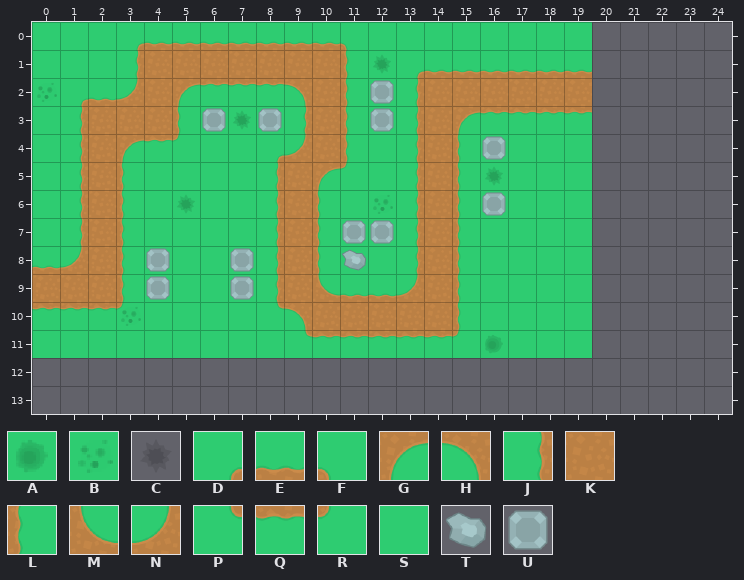
Two states of a Tiled map, TowerDefense/src/main/resources/assets/levels/tmx/td1.tmx. Above: the version before the commit.
Cells are 64x64 px. Shown: x 0..24, y 0..13. The old version is drawn lined up with the new one.
Key: from "td_tilesheet": A 19, B 20, C 21, D 69, E 70, F 71, G 72, H 73, J 92, K 93, L 94, M 95, N 96, P 115, Q 116, R 117, S 129, T 136, U 181.
_ is an empty cell, # one hidden under a higher layer.
Objects are placed by their top-left corner, in cells (3,4 is the top-left corner of cell 3,4); size is 1x1 cell unless given.
Layer "ground" before, first column x 0:
 0 SSS#########SSSSSSSS_____
 1 SSS#########S#######_____
 2 S###########S#######_____
 3 S#####SSS###S#######_____
 4 S#####SS####S###SSSS_____
 5 S###SSSS####S###SSSS_____
 6 S###SSSS###SS###SSSS_____
 7 S###SSSS###SS###SSSS_____
 8 ####SSSS###SS###SSSS_____
 9 ####SSSS########SSSS_____
10 ####SSSS########SSSS_____
11 SSSSSSSSS#######SSSS_____
12 _________________________
13 _________________________
Layer "path" before, first column x 0:
 0 ___DEEEEEEEF_____________
 1 ___JKKKKKKKLCDEEEEEE_____
 2 BDENKGQQQHKL_JKKKKKK_____
 3 _JKKKL_C_JKL_JKGQQQQ_____
 4 _JKGQR__DNKL_JKL_________
 5 _JKL____JKGR_JKLC________
 6 _JKL_C__JKL_BJKL_________
 7 _JKL____JKL_BJKL_________
 8 ENKL____JKLT_JKL_________
 9 KKKL____JKMEENKL_________
10 QQQR____PHKKKKKL_________
11 _________PQQQQQRA________
12 _________________________
13 _________________________
Objects on layer "tower_placement" before:
U "tower" at 12,2
U "tower" at 6,3
U "tower" at 8,3
U "tower" at 12,3
U "tower" at 16,4
U "tower" at 16,6
U "tower" at 12,7
U "tower" at 11,7
U "tower" at 4,8
U "tower" at 7,8
U "tower" at 4,9
U "tower" at 7,9
And afterwards:
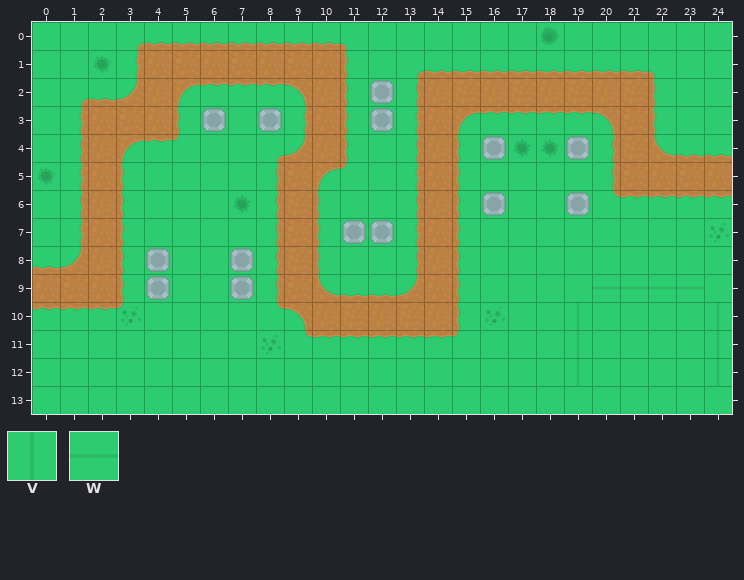
Further tiles: from "td_tilesheet": V 176, W 222.
See-through tiles are keyed as they look on the map.
Change:
map size 20x12 -> 25x14 cells
Layer "ground":
y 0: x 20..24 _____ -> SSSSS
y 1..3: x 23..24 __ -> SS
y 7..8: x 20..24 _____ -> SSSSS
y 9: x 24 _ -> S
y 10..11: x 20..23 ____ -> SSSS
y 12: x 0..18 ___________________ -> SSSSSSSSSSSSSSSSSSS; x 20..23 ____ -> SSSS
y 13: x 0..24 _________________________ -> SSSSSSSSSSSSSSSSSSSSSSSSS
Layer "path":
y 1: x 12 C -> _; x 20..22 ___ -> EEF
y 2: x 0 B -> _; x 20..22 ___ -> KKL
y 3: x 7 C -> _; x 20..22 ___ -> HKL
y 4: x 20..24 _____ -> JKMEE
y 5: x 16 C -> _; x 20..24 _____ -> JKKKK
y 6: x 5 C -> _; x 12 B -> _; x 20..24 _____ -> PQQQQ
y 8: x 11 T -> _
y 11: x 16 A -> _
Layer "decor":
y 0: x 18 _ -> A
y 1: x 2 _ -> C
y 4: x 17..18 __ -> CC
y 5: x 0 _ -> C
y 6: x 7 _ -> C
y 7: x 24 _ -> B
y 9: x 20..23 ____ -> WWWW
y 10: x 16 _ -> B; x 24 _ -> V
y 11: x 8 _ -> B; x 24 _ -> V
y 12: x 19 _ -> V; x 24 _ -> V
Layer "tower_placement":
added: U "tower" at 19,4
added: U "tower" at 19,6
Changed places in both pictures, as pixel boxes (x1, y1, x2, y2):
changed: (32, 22, 732, 414)
